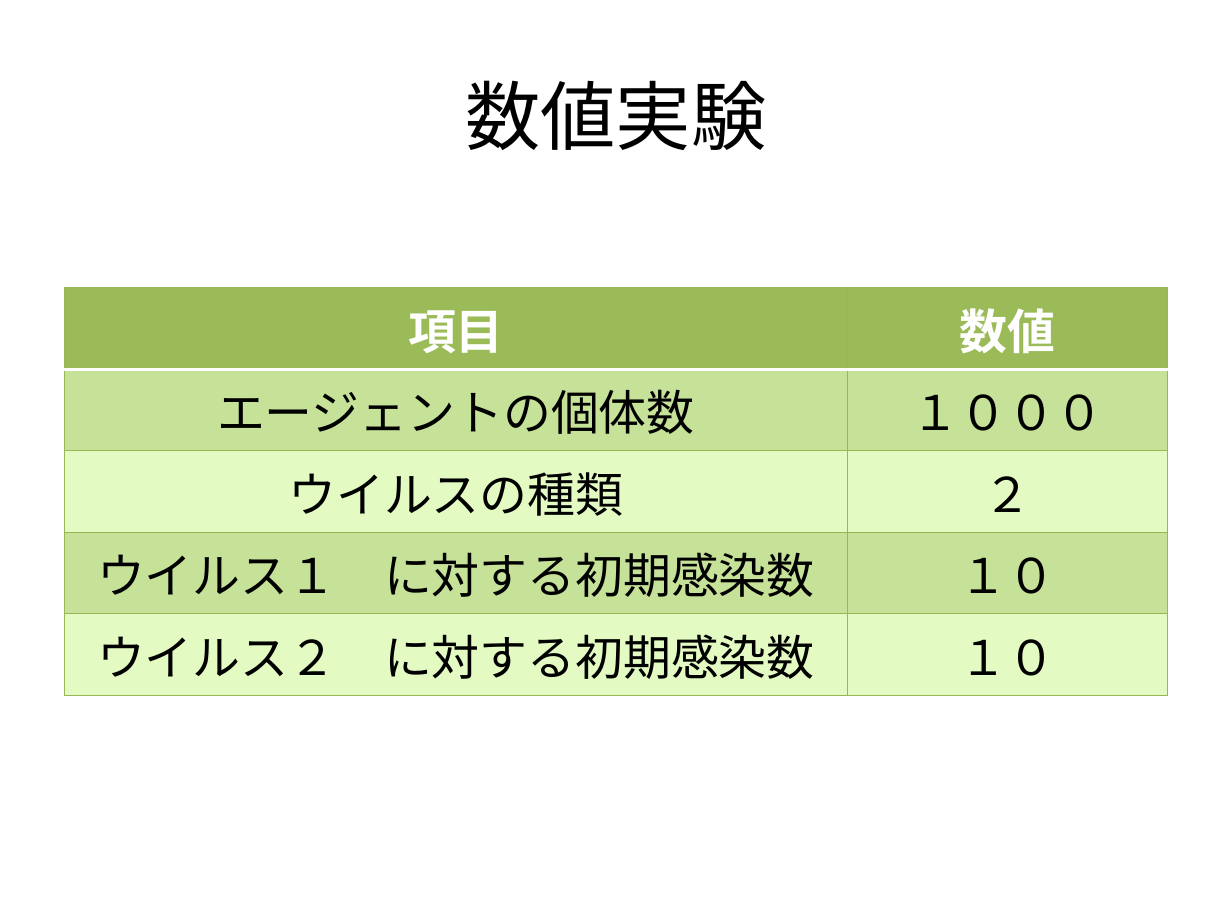
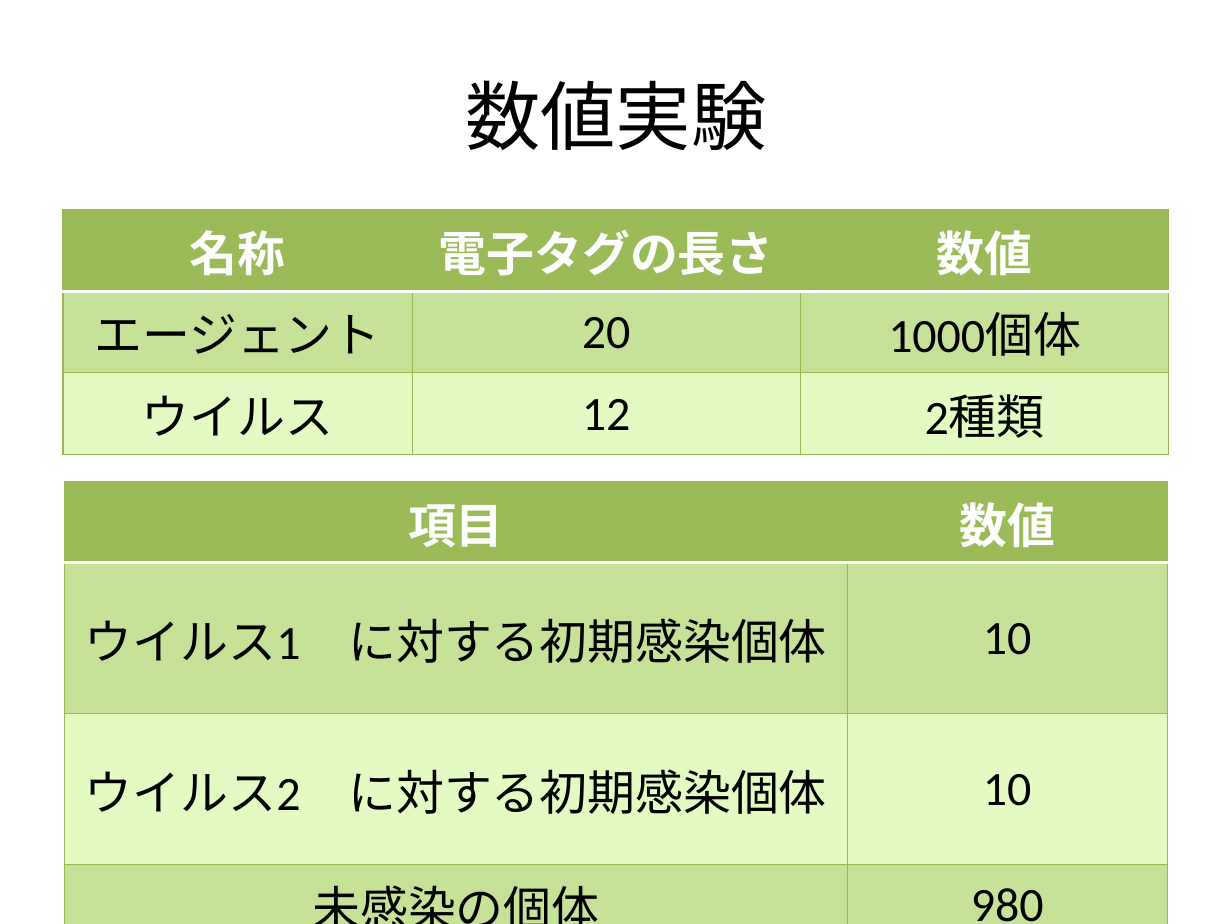
Before and after one commit to nkud/Research-BB, a slide deck: slide 15 of PPT/卒業研究.pptx (slide 14 before the commit). Drawn at 1232x924 pixels with LibreOffice and Linux fonts; fonts in the diff are those of the drawing. Boxes give left, top, right and bottom in pixels: in the first picture for what was removed or moved away, otherwise in the second. Text is boxed around its words. In the diff, an @@ line names an element or a change of style, - is before the commit and + after.

```diff
--- a/PPT/卒業研究.pptx
+++ b/PPT/卒業研究.pptx
@@ table added at (63,209,1168,442), 3 rows, 3 columns @@
+名称 | 電子タグの長さ | 数値
+エージェント | 20 | 1000個体
+ウイルス | 12 | 2種類
@@ table at (64,482,1167,924) @@
-row 2, column 1: エージェントの個体数
+row 2, column 1: ウイルス1 に対する初期感染個体
-row 2, column 2: １０００
+row 2, column 2: 10
-row 3, column 1: ウイルスの種類
+row 3, column 1: ウイルス2 に対する初期感染個体
-row 3, column 2: ２
+row 3, column 2: 10
-row 4, column 1: ウイルス１ に対する初期感染数
+row 4, column 1: 未感染の個体
-row 4, column 2: １０
+row 4, column 2: 980
-row 5, column 1: ウイルス２ に対する初期感染数
+row 5, column 1: 土地の幅
-row 5, column 2: １０
+row 5, column 2: 60
@@ table: place and size @@
-table at (64,287,1167,683)
+table at (64,482,1167,924)
```
Also in this commit, not shown: 3 other slides changed, 2 slides added, 1 slide removed.
